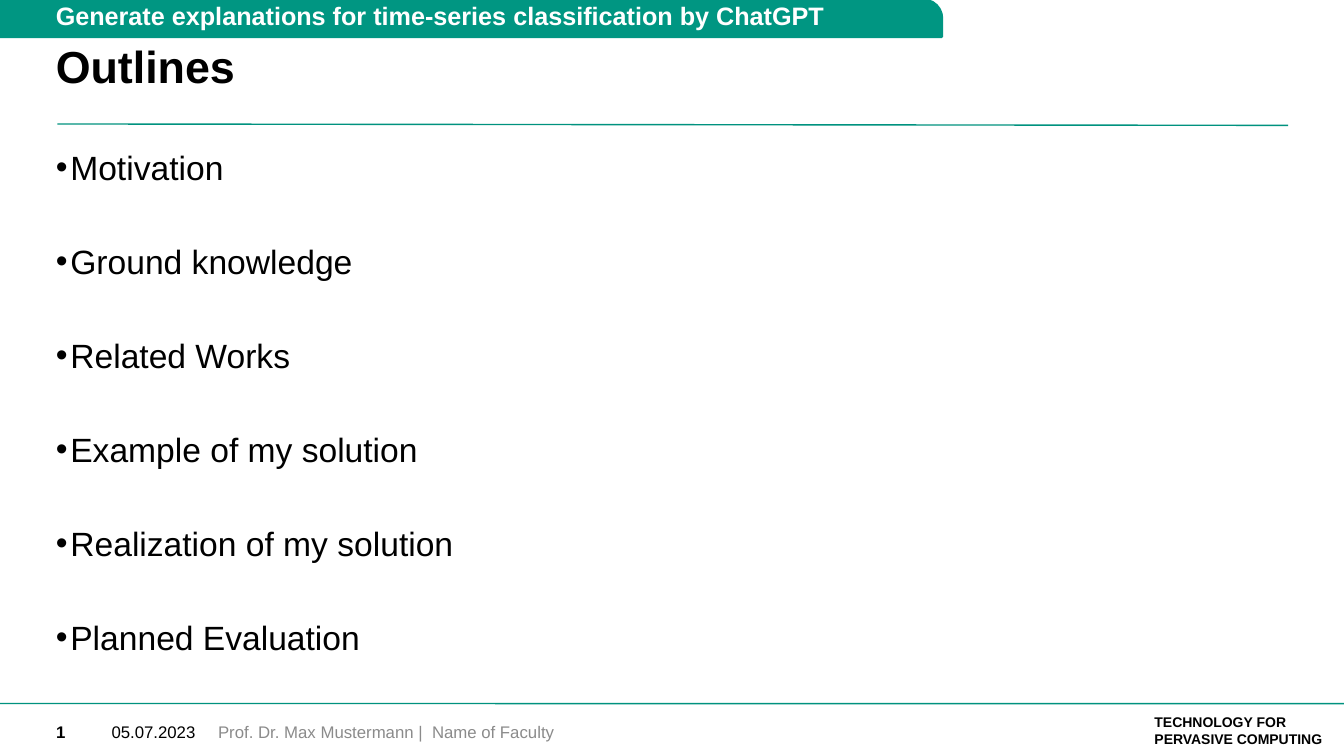
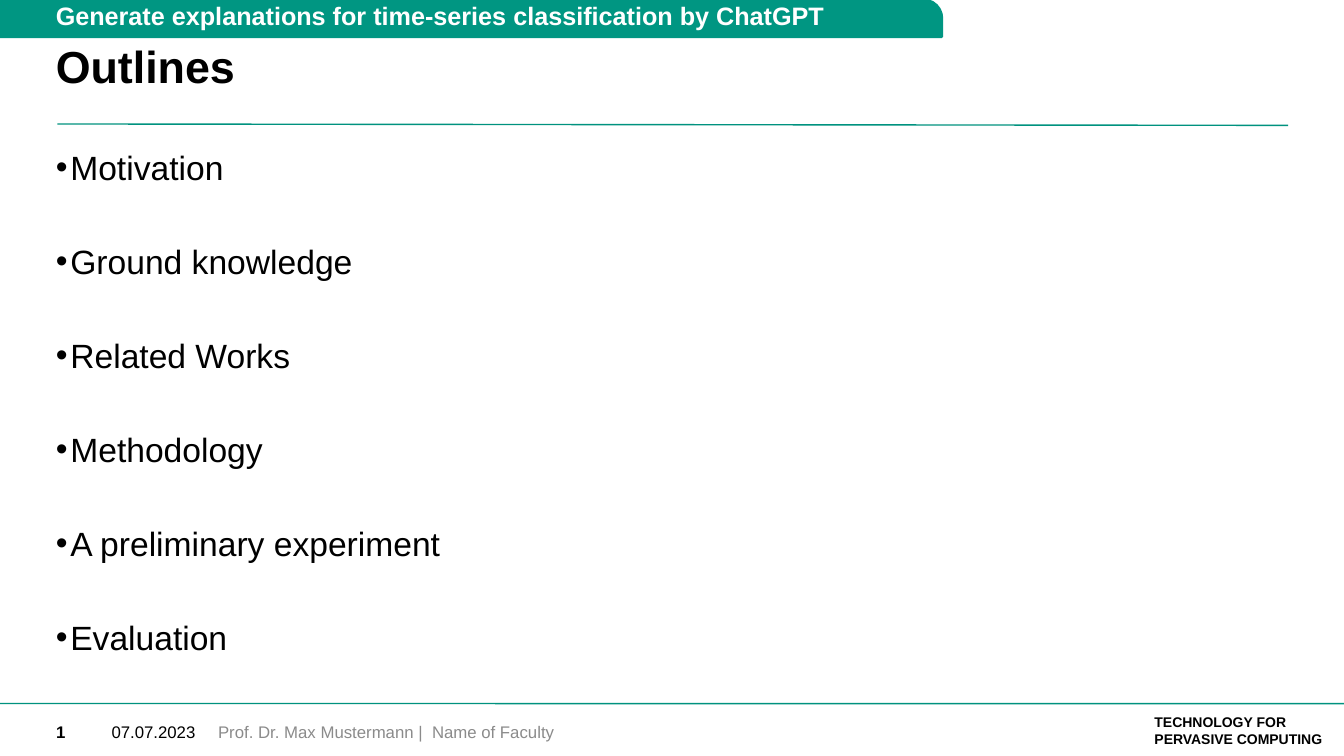
Before and after one commit to lab992/Generate_explanations_for_classification_by_ChatGPT, a slide deck: slide 2 of doc/07.07/07.07_proposal.pptx. Drawn at 1344x756 pixels with LibreOffice and Linux fonts; fonts in the diff are those of the drawing; background and template pictures are left out. Boxes give left, top, right and bottom in pixels: in the first picture for what was removed or moved away, otherwise in the second. Text is boxed around its words. In the diff, an @@ line names an element or a change of style, - is before the commit and + after.

```diff
--- a/doc/07.07/07.07_proposal.pptx
+++ b/doc/07.07/07.07_proposal.pptx
@@ text at bbox=[70, 437, 440, 651]: text changed @@
-• Example of my solution
-• Realization of my solution
-• Planned Evaluation
+• Methodology
+• A preliminary experiment
+• Evaluation
@@ text at bbox=[112, 726, 196, 738]: text changed @@
-05.07.2023
+07.07.2023
```
Also in this commit, not shown: 6 other slides changed, 6 slides removed, 1 other file.
